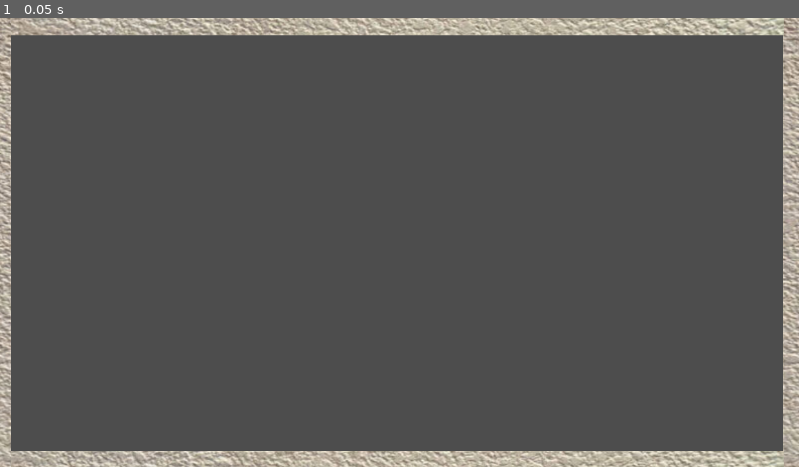
Above: before the commit, frame 1.
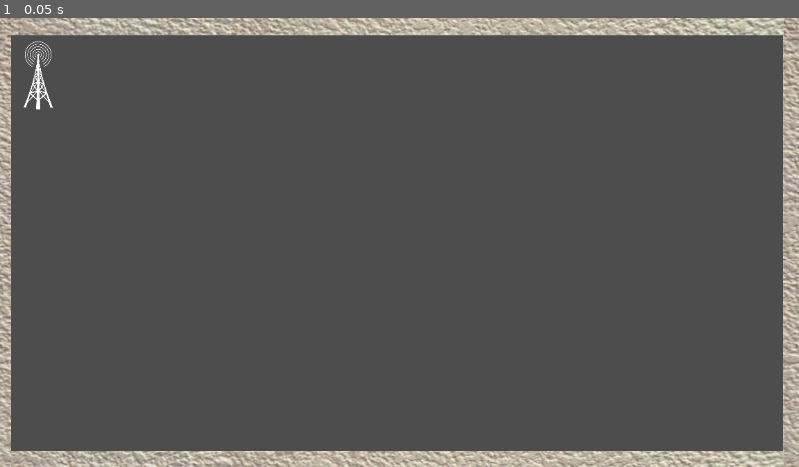
Above: after the commit, the same moment.

Repository: ryupold/ld59
Game: Godot game, scene res://scenes/test_sender.tscn
The game is run twice, just before and just after one commit, with the same random seed, the same clock (stepped at 60 frames per second) and the same inputs.
Inputs:
- Up to frame 1 (0.05 s): no input

The runs differ from the first frame. In frame 1, 0.2% of the frame differs, in the area x 2-7%, y 5-21%.

Commit message:
implement packet creation logic in sender
Adds a timer to the sender entity that periodically instantiates and spawns packet nodes.

Diff:
--- a/ld59-game/entities/sender/sender.gd
+++ b/ld59-game/entities/sender/sender.gd
@@ -1 +1,6 @@
 extends Node2D
+
+func _on_packet_creation_timer_timeout():
+	var packet := Packet.new()
+	packet.position = Vector2(10, 10)
+	add_child(packet)
--- a/ld59-game/entities/sender/sender.tscn
+++ b/ld59-game/entities/sender/sender.tscn
@@ -1,8 +1,15 @@
 [gd_scene format=3 uid="uid://d0cuiwxuevfh"]
 
+[ext_resource type="Script" uid="uid://c3bncaxlpwi7c" path="res://entities/sender/sender.gd" id="1_347e5"]
 [ext_resource type="Texture2D" uid="uid://ddn74ovhrt1hg" path="res://thenounproject.png" id="1_gb42k"]
 
 [node name="Sender" type="Node2D" unique_id=1211801374]
+script = ExtResource("1_347e5")
 
 [node name="Sprite2D" type="Sprite2D" parent="." unique_id=1160610372]
 texture = ExtResource("1_gb42k")
+
+[node name="PacketCreationTimer" type="Timer" parent="." unique_id=1597540509]
+autostart = true
+
+[connection signal="timeout" from="PacketCreationTimer" to="." method="_on_packet_creation_timer_timeout"]
--- a/ld59-game/scenes/test_sender.tscn
+++ b/ld59-game/scenes/test_sender.tscn
@@ -42,7 +42,7 @@
 region_rect = Rect2(0, 535.0687, 766.81177, 33.931274)
 
 [node name="Sender" parent="." unique_id=1211801374 instance=ExtResource("2_mv1ug")]
-position = Vector2(20312, 4495)
+position = Vector2(277.5947, 400.97012)
 
 [node name="Camera2D" type="Camera2D" parent="." unique_id=666938385]
 position = Vector2(2286.3008, 1330.1412)
